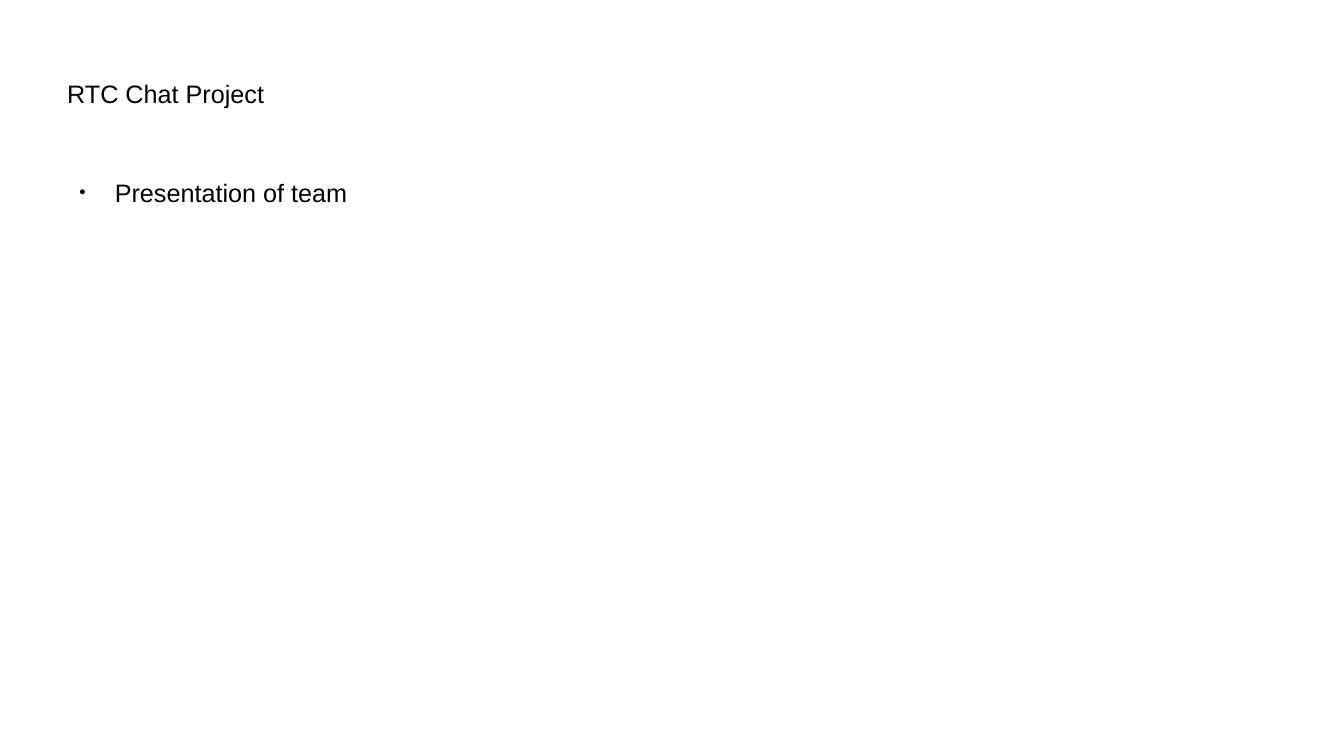
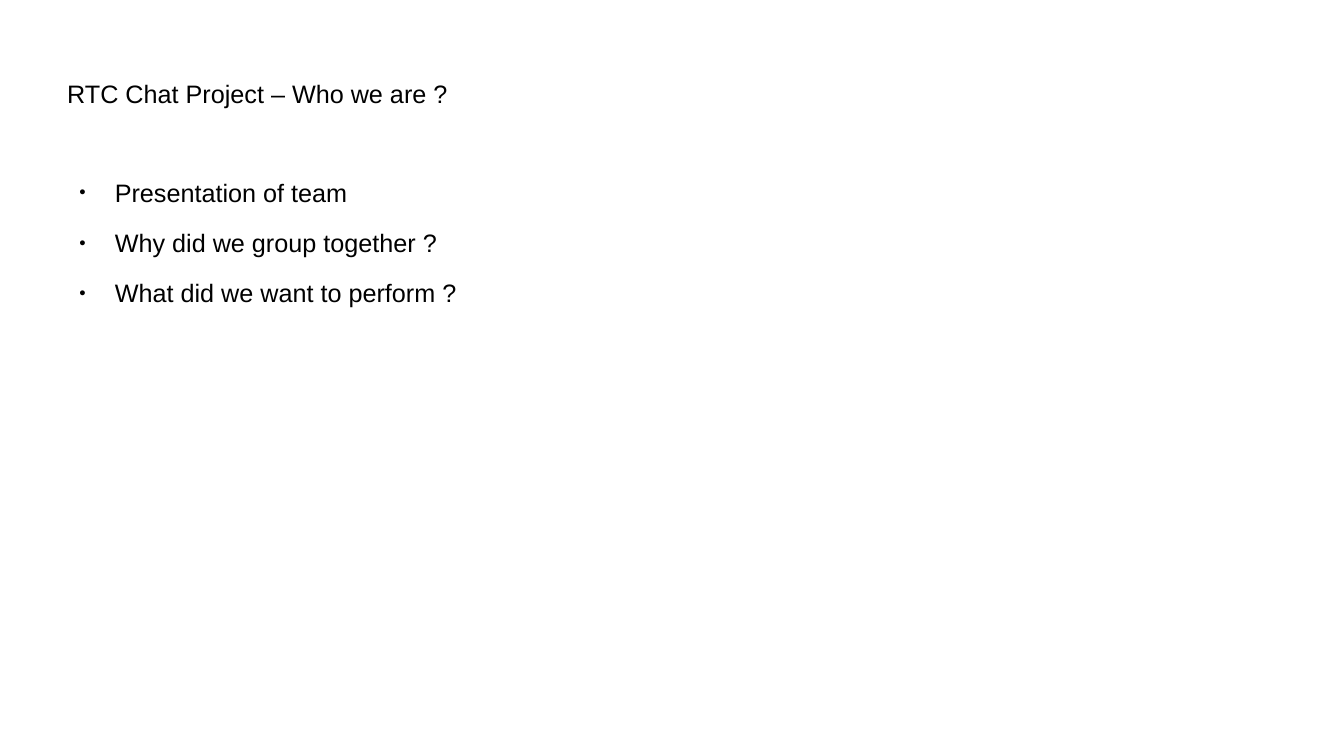
Before and after one commit to jmitchell35/public-RTC, a slide deck: slide 1 of presentation/rtc_chat_project.pptx. Drawn at 1344x756 pixels with LibreOffice and Linux fonts; fonts in the diff are those of the drawing. Boxes give left, top, right and bottom in pixels: in the first picture for what was removed or moved away, otherwise in the second. Text is boxed around its words. In the diff, an @@ line names an element or a change of style, - is before the commit and + after.

Commit message:
chore(ppt) - update of presentation powerpoint

```diff
--- a/presentation/rtc_chat_project.pptx
+++ b/presentation/rtc_chat_project.pptx
@@ title at <box>67,84,426,109</box>: text changed @@
-RTC Chat Project
+RTC Chat Project – Who we are ?
@@ text at <box>115,233,436,307</box>: paragraphs added @@
+● Why did we group together ?
+● What did we want to perform ?
```
Also in this commit, not shown: 1 other file.
